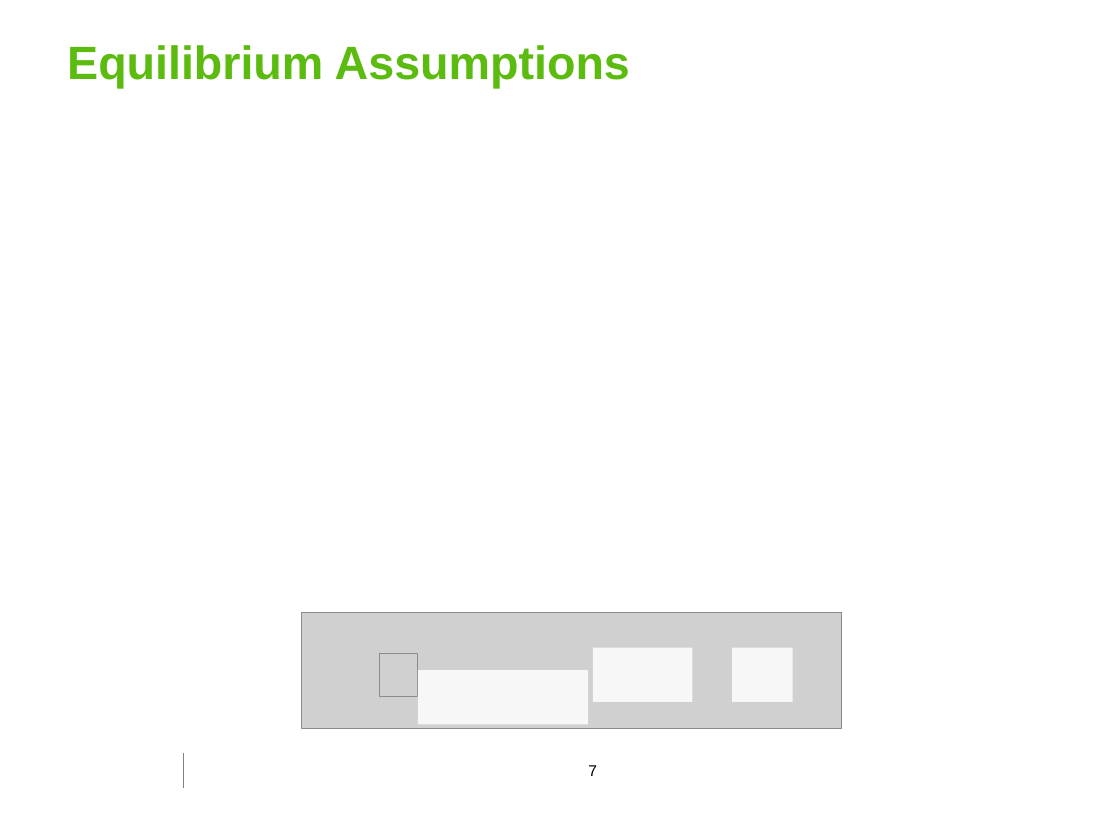
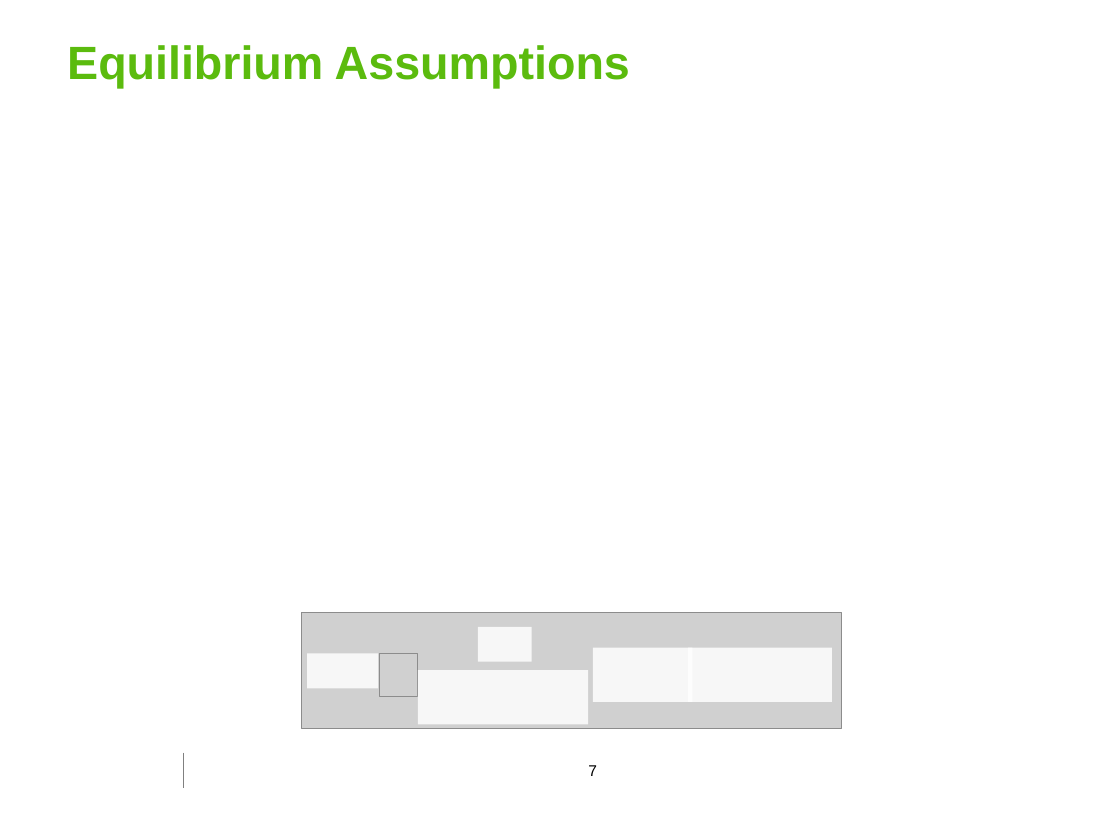
Before and after one commit to georgoff/georgoff.github.io, a slide deck: slide 7 of forest_malaria/MMC_presentation.pptx. Drawn at 1120x840 pixels with LibreOffice and Linux fonts; fonts in the diff are those of the drawing; grey boxes stand for pictures; background and template pictures are left out. Boxes give left, top, right and bottom in pixels: in the first picture for what was removed or moved away, otherwise in the second. Text is boxed around its words. In the diff, an @@ line names an element or a change of style, - is before the commit and + after.

```diff
--- a/forest_malaria/MMC_presentation.pptx
+++ b/forest_malaria/MMC_presentation.pptx
@@ rectangle added at box(478, 627, 532, 662), fill #FFFFFF at 85% opacity @@
@@ rectangle added at box(307, 653, 377, 688), fill #FFFFFF at 85% opacity @@
@@ rectangle: place and size @@
-rectangle at box(732, 647, 793, 701)
+rectangle at box(688, 647, 831, 701)
```
Also in this commit, not shown: 4 other slides changed.
